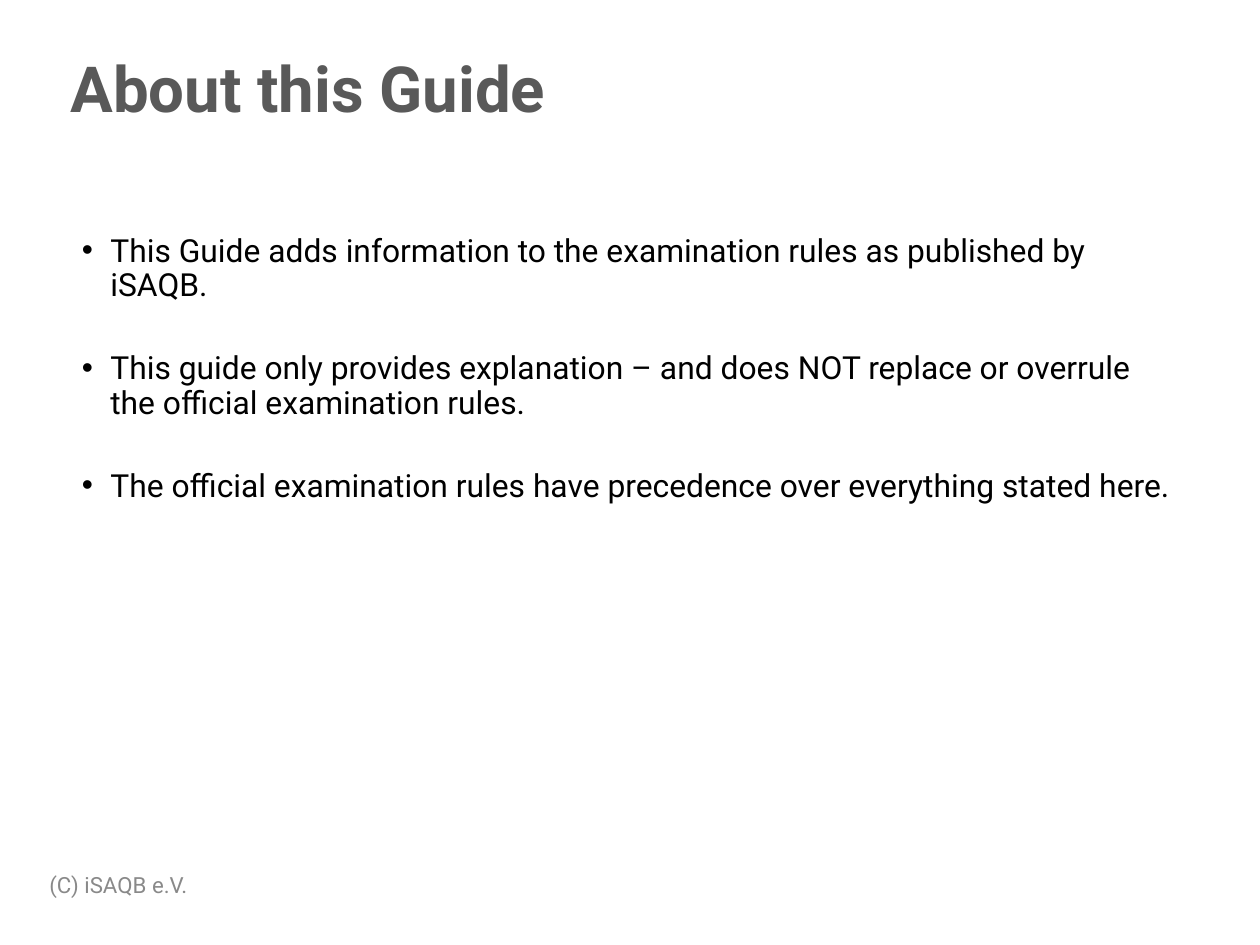
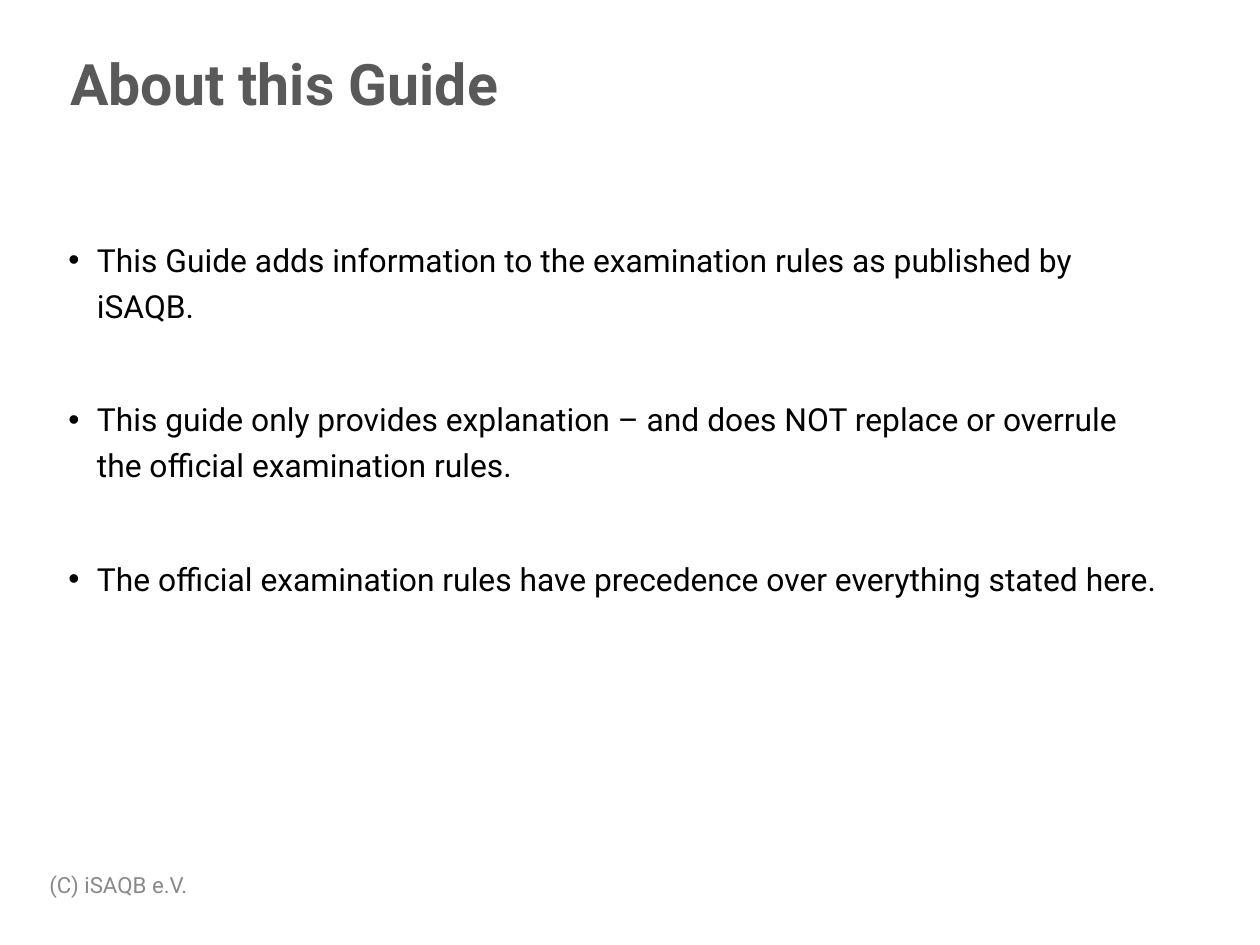
Before and after one commit to isaqb-org/examination-foundation, a slide deck: slide 3 of raw/examination_guide/Examination-Guide-EN.pptx. Drawn at 1260x945 pixels with LibreOffice and Linux fonts; fonts in the diff are those of the drawing; background and template pictures are left out. Boxes give left, top, right and bottom in pixels: in the first picture for what was removed or moved away, otherwise in the second. Text is boxed around its words. In the diff, an @@ line names an element or a change of style, - is before the commit and + after.

Commit message:
Update examination guide

```diff
--- a/raw/examination_guide/Examination-Guide-EN.pptx
+++ b/raw/examination_guide/Examination-Guide-EN.pptx
@@ title "About this Guide" at [70, 62, 498, 106]: size 40 to 36 pt @@
@@ text "This Guide adds information to ...": place and size @@
-text "This Guide adds information to ..." at [110, 238, 1169, 504]
+text "This Guide adds information to ..." at [97, 248, 1156, 598]
@@ text "This Guide adds information to ..." at [97, 248, 1156, 598]: line spacing 0.9 to 1.2; more space between paragraphs @@
```
Also in this commit, not shown: 8 other slides changed, 16 slides added, 3 slides removed, 1 other file.
